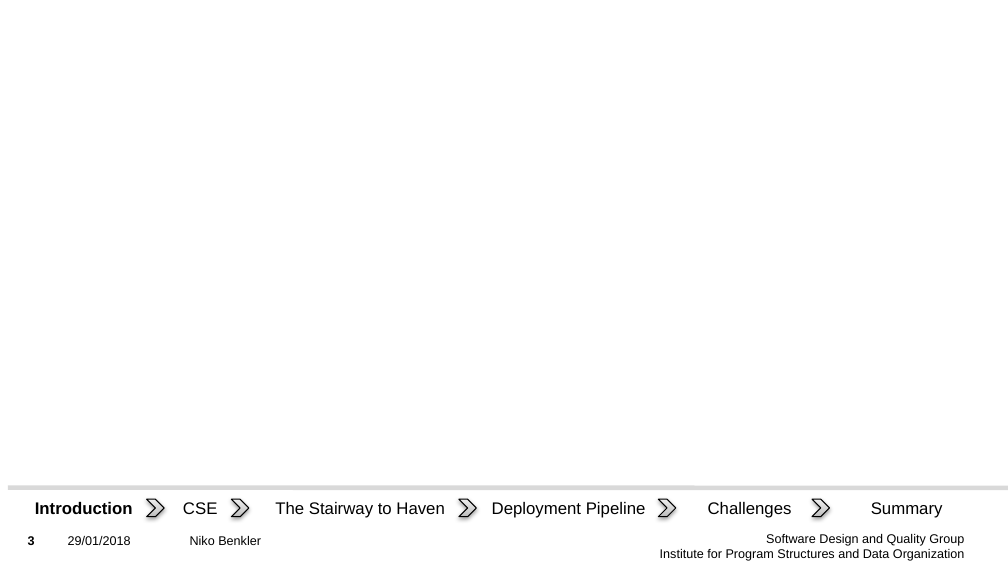
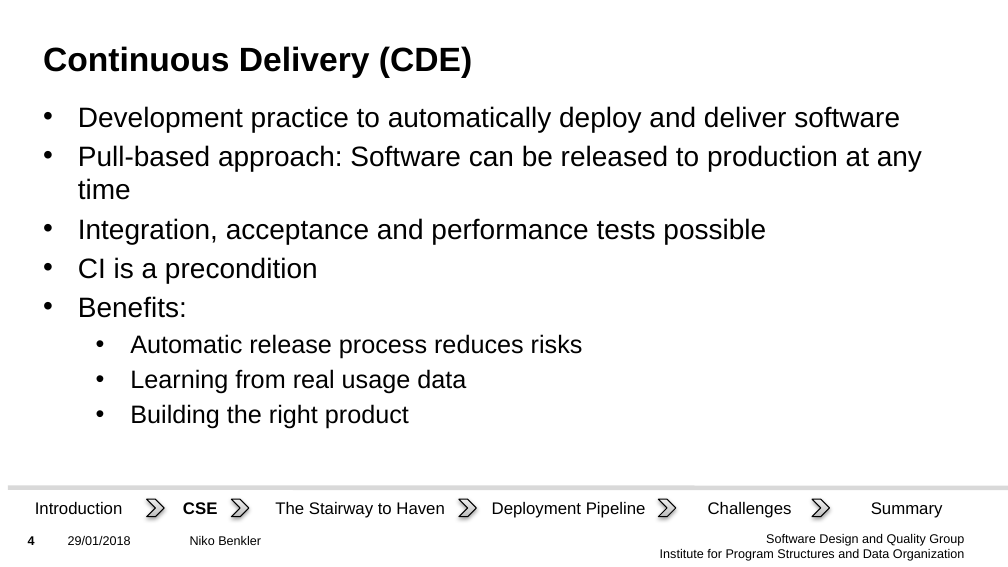
Before and after one commit to Benkler/Proseminar, a slide deck: slide 4 of Präsentation/Präsentation.pptx (slide 3 before the commit). Drawn at 1008x567 pixels with LibreOffice and Linux fonts; fonts in the diff are those of the drawing; background and template pictures are left out. Boxes give left, top, right and bottom in pixels: in the first picture for what was removed or moved away, otherwise in the second. Text is boxed around its words. In the diff, an @@ line names an element or a change of style, - is before the commit and + after.

```diff
--- a/Präsentation/Präsentation.pptx
+++ b/Präsentation/Präsentation.pptx
@@ title added at box(43, 46, 472, 78), 24 pt, text #000000, bold @@
+Continuous Delivery (CDE)
@@ text added at box(78, 106, 922, 429), 20 pt, text #000000 @@
+• Development practice to automatically deploy and deliver software
+• Pull-based approach: Software can be released to production at any time
+• Integration, acceptance and performance tests possible
+• CI is a precondition
+• Benefits:
+  • Automatic release process reduces risks
+  • Learning from real usage data
+  • Building the right product
@@ text "Introduction" at box(35, 502, 123, 514): bold off @@
@@ text "CSE" at box(183, 502, 217, 514): bold on @@
@@ page number at box(28, 536, 35, 545): text changed @@
-3
+4
```
Also in this commit, not shown: 4 other slides changed.
